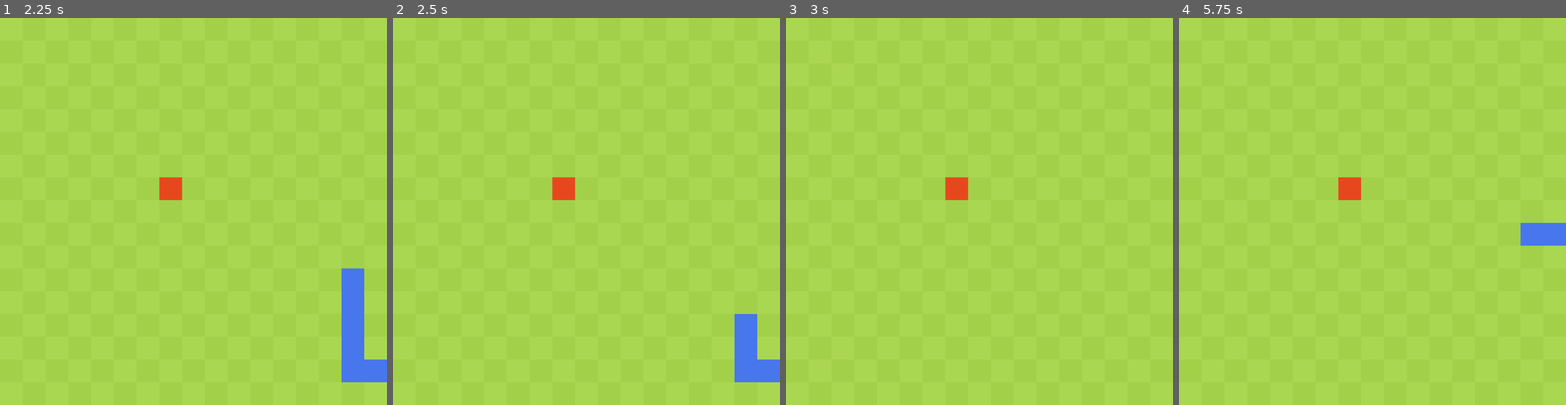
Above: before the commit, frames 1-4 (left to right).
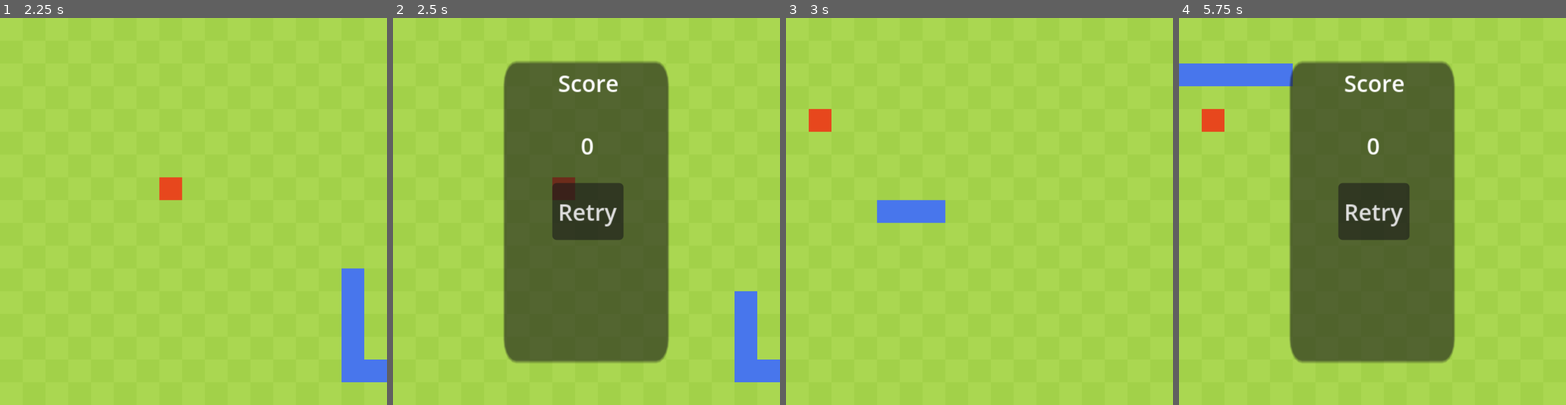
Above: after the commit, the same moments.

Repository: shubhrDev/snake-in-godot
Game: Godot game, scene res://main_game.tscn
Two runs of this game, one before a commit and one after it. Both use one fixed random seed, a clock stepped at 60 frames per second and the inputs below.
Inputs (mouse positions are in pixels of both pictures, inside the frame that each line leads up to):
- Up to frame 1 (2.25 s): tap Enter (ui_accept) at 0.5, 0.77, 1.52 s; hold D (right) 0.53-1.28 s; hold S (down) 1.28-2.03 s; hold D (right) from 2.03 s (still down)
- Up to frame 2 (2.5 s): keep holding D (right)
- Up to frame 3 (3 s): release D (right) at 2.75 s; click (979, 211) at 2.75 s, where only the run after the commit has a clickable "Retry"
- Up to frame 4 (5.75 s): hold W (up) 3.53-4.28 s; tap Enter (ui_accept) at 3.77, 4.52, 5.27 s; hold A (left) from 4.28 s (still down)

Frame 1 is identical in both runs. In frame 2, 34% of the frame differs, in the area x 28-95%, y 11-90%; in frame 3, 1.8%; in frame 4, 36%, in the area x 0-100%, y 11-90%.

Commit message:
Added ui and game over and score project complete!

Diff:
--- a/Scripts/apple_spawn_manager.gd
+++ b/Scripts/apple_spawn_manager.gd
@@ -2,18 +2,34 @@
 
 
 @export var apple_tilemap_layer : TileMapLayer
+@export var snake_script : Snake
 
 var apple_atlas := Vector2i (2, 0)
 var spawn_pos := Vector2i.ZERO
+
 func _ready() -> void:
 	spawn_apple()
 
 func spawn_apple():
-	var x : int = randi_range(0, 16)
-	var y : int = randi_range(0, 16)
+	var x : int
+	var y : int
 
-	spawn_pos = Vector2i(x, y)
+	# Keep looping until we find a position NOT on the snake
+	while true:
+		x = randi_range(0, 16)
+		y = randi_range(0, 16)
+		spawn_pos = Vector2i(x, y)
+		var on_snake = false
+		for body in snake_script.snake_position_list:
+			if body == spawn_pos:
+				on_snake = true
+				break
+		if not on_snake:
+			break
+	print("Apple spawned at: ", spawn_pos)
+	apple_tilemap_layer.set_cell(spawn_pos, 0, apple_atlas)
 
-	print (spawn_pos)
-
-	apple_tilemap_layer.set_cell(spawn_pos, 0, apple_atlas)
+func _on_snake_manager_apple_eaten() -> void:
+	#print("hi im from apple script")
+	apple_tilemap_layer.clear()
+	spawn_apple()
--- /dev/null
+++ b/Scripts/score_manager.gd
@@ -0,0 +1,16 @@
+extends Node
+
+@onready var score_text: Label = $'../Score Menu/score'
+
+var score : int = 0
+
+func increase_score():
+	score += 1
+	score_text.text = str(score)
+func _on_snake_manager_apple_eaten() -> void:
+	increase_score()
+
+
+func _on_button_button_down() -> void:
+	Engine.time_scale = 1
+	get_tree().reload_current_scene()
--- a/Scripts/snake_manager.gd
+++ b/Scripts/snake_manager.gd
@@ -1,8 +1,14 @@
+class_name Snake
+
+
 extends Node
 
 @export var snake_layer : TileMapLayer
 @export var snake_movement_duration : Timer
-
+@export var apple_node : Node
+@onready var score_menu: Control = $'../Score Menu'
+signal apple_eaten
+signal on_killed
 
 var snake_direction := Vector2i.RIGHT
 
@@ -13,7 +19,6 @@
 var previous_tail_position
 
 var can_turn := true
-@export var apple_node : Node
 
 func _ready() -> void:
 	start_game()
@@ -51,6 +56,7 @@
 	if Input.is_action_just_pressed("ui_accept"):
 		print("INCEASE SNAKE LENGHTH")
 		grow_snake()
+
 func draw_snake(pos):
 	snake_layer.set_cell(pos, 0, snake_color_atlas)
 
@@ -59,7 +65,23 @@
 
 func _on_timer_timeout() -> void:
 	move_snake()
+	kill_snake()
 	eat_apple()
+
+func kill_snake():
+	for i in range (1, snake_position_list.size()):
+		var body = snake_position_list[i]
+		if snake_position_list[0] == body:
+			print("DIE")
+			on_killed.emit()
+			score_menu.show()
+			Engine.time_scale = 0
+		elif (snake_position_list[0].x < 0 or snake_position_list[0].x > 16
+			or snake_position_list[0].y < 0 or snake_position_list[0].y > 16):
+			print ("DIE")
+			score_menu.show()
+			on_killed.emit()
+			Engine.time_scale = 0
 
 func move_snake():
 	var previous_snake_positions := []
@@ -84,7 +106,9 @@
 func grow_snake():
 	snake_position_list.append(previous_tail_position)
 	print (snake_position_list.size())
+
 func eat_apple():
 	if snake_position_list[0] == apple_node.spawn_pos:
 		print("eat apple")
 		grow_snake()
+		apple_eaten.emit()
--- a/main_game.tscn
+++ b/main_game.tscn
@@ -4,6 +4,7 @@
 [ext_resource type="Script" uid="uid://jb0towhy5wtj" path="res://Scripts/BackgroundManager.gd" id="2_yx7mw"]
 [ext_resource type="Script" uid="uid://cbvyclyy6fsw6" path="res://Scripts/snake_manager.gd" id="3_ykeeq"]
 [ext_resource type="Script" uid="uid://b7mmrxjcd7i55" path="res://Scripts/apple_spawn_manager.gd" id="4_6bm6p"]
+[ext_resource type="Script" uid="uid://cwwj6do4bocy0" path="res://Scripts/score_manager.gd" id="5_dugkq"]
 
 [sub_resource type="TileSetAtlasSource" id="TileSetAtlasSource_yx7mw"]
 texture = ExtResource("1_1oj5k")
@@ -63,8 +64,73 @@
 wait_time = 0.12
 autostart = true
 
-[node name="Apple Spawn Manager" type="Node" parent="." unique_id=2105677528 node_paths=PackedStringArray("apple_tilemap_layer")]
+[node name="Apple Spawn Manager" type="Node" parent="." unique_id=2105677528 node_paths=PackedStringArray("apple_tilemap_layer", "snake_script")]
 script = ExtResource("4_6bm6p")
 apple_tilemap_layer = NodePath("../Apple Draw Layer")
+snake_script = NodePath("../Snake Manager")
 
+[node name="Game Manager" type="Node" parent="." unique_id=1610005552]
+script = ExtResource("5_dugkq")
+
+[node name="Score Menu" type="Control" parent="." unique_id=625733559]
+visible = false
+layout_mode = 3
+anchors_preset = 8
+anchor_left = 0.5
+anchor_top = 0.5
+anchor_right = 0.5
+anchor_bottom = 0.5
+offset_left = -20.0
+offset_top = -20.0
+offset_right = 20.0
+offset_bottom = 20.0
+grow_horizontal = 2
+grow_vertical = 2
+
+[node name="PanelContainer" type="PanelContainer" parent="Score Menu" unique_id=272739846]
+layout_mode = 0
+offset_left = 136.0
+offset_top = 136.0
+offset_right = 176.00006
+offset_bottom = 176.0
+scale = Vector2(2.89, 5.27)
+pivot_offset_ratio = Vector2(0.5, 0.5)
+
+[node name="Score text" type="Label" parent="Score Menu" unique_id=147262210]
+layout_mode = 1
+anchors_preset = 5
+anchor_left = 0.5
+anchor_right = 0.5
+offset_left = 116.0
+offset_top = 54.0
+offset_right = 159.0
+offset_bottom = 77.0
+grow_horizontal = 2
+text = "Score"
+
+[node name="score" type="Label" parent="Score Menu" unique_id=2089661076]
+layout_mode = 1
+anchors_preset = 5
+anchor_left = 0.5
+anchor_right = 0.5
+offset_left = 116.0
+offset_top = 98.0
+offset_right = 159.0
+offset_bottom = 147.0
+grow_horizontal = 2
+text = "0
+"
+horizontal_alignment = 1
+
+[node name="Button" type="Button" parent="Score Menu" unique_id=620347806]
+layout_mode = 0
+offset_left = 132.0
+offset_top = 136.0
+offset_right = 182.0
+offset_bottom = 176.0
+text = "Retry"
+
+[connection signal="apple_eaten" from="Snake Manager" to="Apple Spawn Manager" method="_on_snake_manager_apple_eaten"]
+[connection signal="apple_eaten" from="Snake Manager" to="Game Manager" method="_on_snake_manager_apple_eaten"]
 [connection signal="timeout" from="Snake Manager/Timer" to="Snake Manager" method="_on_timer_timeout"]
+[connection signal="button_down" from="Score Menu/Button" to="Game Manager" method="_on_button_button_down"]
Not shown, added: Scripts/score_manager.gd.uid
